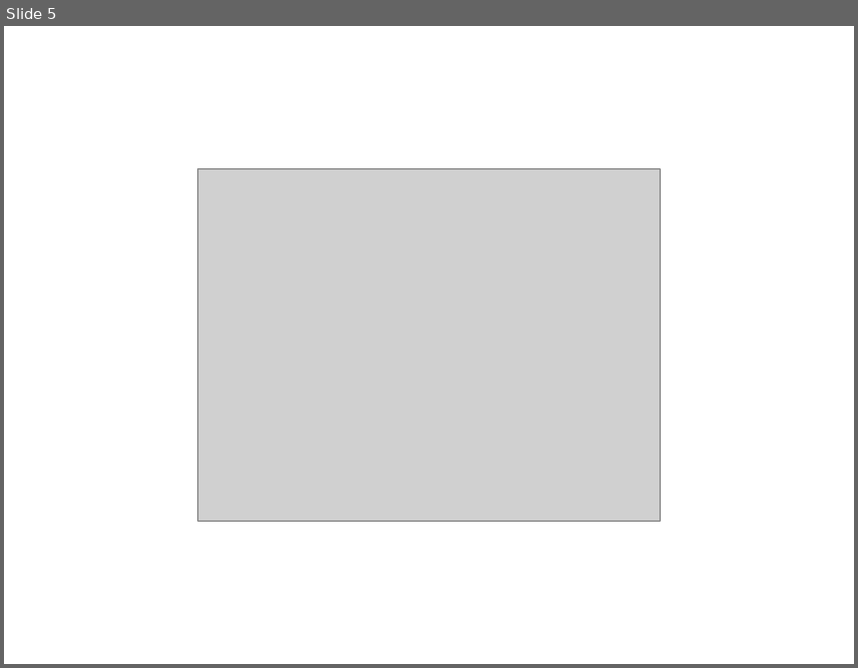
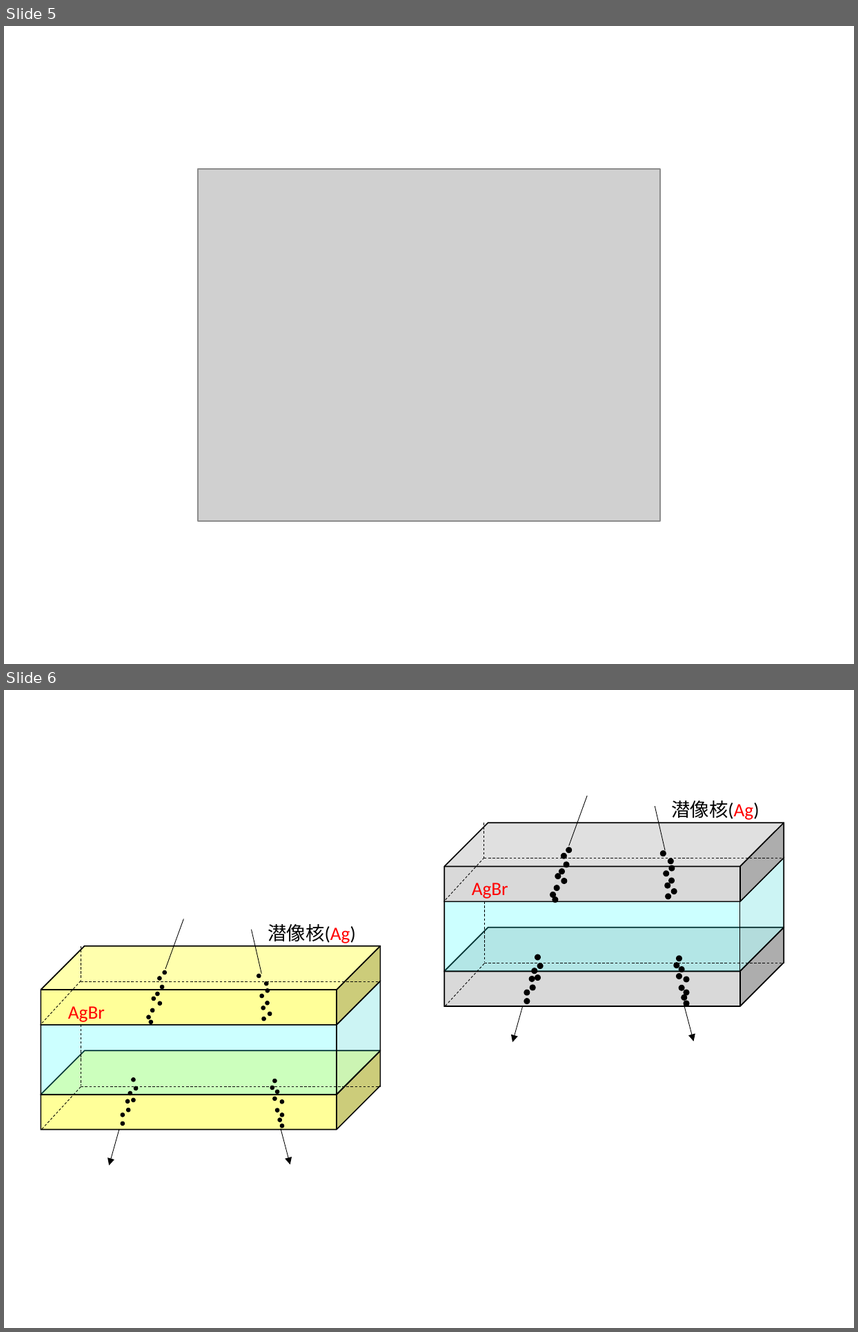
Before and after one commit to Gotoryoo/MasterThesis_real, a slide deck: 修論画像作成.pptx. Shown one above the other, each under a label of ours: slide 5 before the commit, slides 5 and 6 after it. The pictures are 858x668 and 858x1332 pixels, drawn with LibreOffice and Linux fonts; fonts in the diff are those of the drawing; grey boxes stand for pictures. Boxes give left, top, right and bottom in pixels: in the first picture for what was removed or moved away, otherwise in the second. Text is boxed around its words. In the diff, an @@ line names an element or a change of style, - is before the commit and + after.

```diff
--- a/修論画像作成.pptx
+++ b/修論画像作成.pptx
@@ slide 6 added at bbox=[4, 690, 854, 1328], background #FFFFFF @@
@@ group added at bbox=[444, 796, 784, 1042]: 34 ellipses, 9 lines, 3 cubes, 2 arrows, 2 texts @@
+潜像核(Ag)
+AgBr
@@ group added at bbox=[41, 918, 381, 1165]: 34 ellipses, 9 lines, 3 cubes, 2 arrows, 2 texts @@
+潜像核(Ag)
+AgBr
```
Also in this commit, not shown: 2 other slides added, 8 other files.
